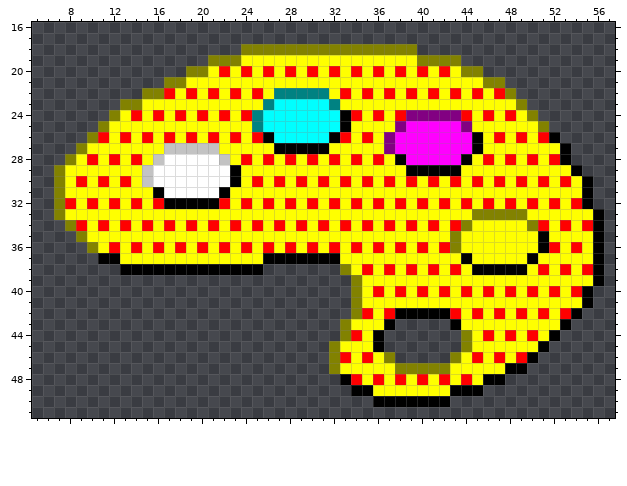
Pixel-art sprite -- public/assets/icons/palette-icon.png. This is how it looked before the edit.
The file is 64x64 pixels. Shown: x 5..57, y 16..51.
After:
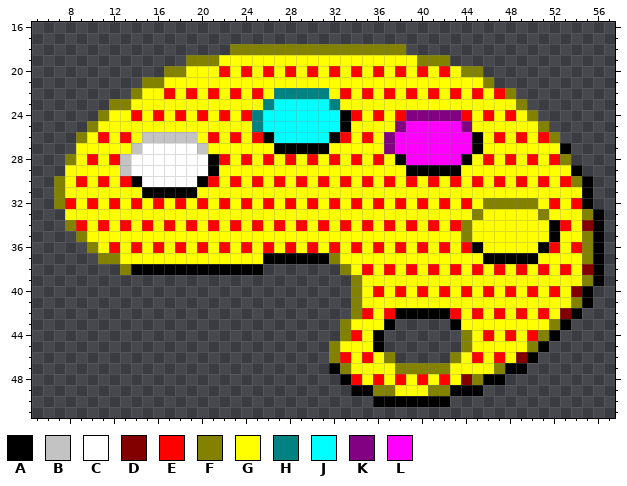
Palette (. is transparent): A #000000  B #c3c3c3  C #ffffff  D #820000  E #ff0000  F #828200  G #ffff00  H #008282  J #00ffff  K #820082  L #ff00ff
Edits made:
@@ x 5..57 @@
 17 .....................................................
-18 ...................FFFFFFFFFFFFFFFF..................
-19 ................FFFGGGGGGGGGGGGGGGGFFFF..............
-20 ..............FFGEGEGEGEGEGEGEGEGEGEGEGFF............
-21 ............FFGGGGGGGGGGGGGGGGGGGGGGGGGGGFF..........
-22 ..........FFEGEGEGEGEGHHHHHGEGEGEGEGEGEGEGEF.........
-23 ........FFGGGGGGGGGGGHJJJJJHGGGGGGGGGGGGGGGGF........
-24 .......FGEGEGEGEGEGEHJJJJJJJAEGEGEKKKKKEGEGEGF.......
-25 ......FGGGGGGGGGGGGGHJJJJJJJAGGGGKLLLLLKGGGGGGF......
-26 .....FEGEGEGEGEGEGEGEAJJJJJAEGEGKLLLLLLLAGEGEGEA.....
-27 ....FGGGGGGGBBBBBGGGGGAAAAAGGGGGKLLLLLLLAGGGGGGGA....
-28 ...FGEGEGEGBCCCCCBGEGEGEGEGEGEGEGALLLLLAGEGEGEGEA....
-29 ..FGGGGGGGBCCCCCCCAGGGGGGGGGGGGGGGAAAAAGGGGGGGGGGA...
-30 ..FGEGEGEGBCCCCCCCAGEGEGEGEGEGEGEGEGEGEGEGEGEGEGEGA..
-31 ..FGGGGGGGGACCCCCAGGGGGGGGGGGGGGGGGGGGGGGGGGGGGGGGA..
-32 ..FEGEGEGEGEAAAAAEGEGEGEGEGEGEGEGEGEGEGEGEGEGEGEGEA..
-33 ..FGGGGGGGGGGGGGGGGGGGGGGGGGGGGGGGGGGGGGFFFFFGGGGGGA.
-34 ...FEGEGEGEGEGEGEGEGEGEGEGEGEGEGEGEGEGEFGGGGGFEGEGEA.
-35 ....FGGGGGGGGGGGGGGGGGGGGGGGGGGGGGGGGGFGGGGGGGAGGGGA.
-36 .....FGEGEGEGEGEGEGEGEGEGEGEGEGEGEGEGEFGGGGGGGAEGEGA.
-37 ......AAGGGGGGGGGGGGGAAAAAAAGGGGGGGGGGGAGGGGGAGGGGGA.
-38 ........AAAAAAAAAAAAA.......FGEGEGEGEGEGAAAAAGEGEGEA.
-39 .............................FGGGGGGGGGGGGGGGGGGGGGA.
-40 .............................FGEGEGEGEGEGEGEGEGEGEA..
-41 .............................FGGGGGGGGGGGGGGGGGGGGA..
-42 .............................FEGEAAAAAEGEGEGEGEGEA...
-43 ............................FGGGA.....AGGGGGGGGGA....
-44 ............................FEGA.......FGEGEGEGA.....
-45 ...........................FGGGA.......FGGGGGGA......
-46 ...........................FEGEGF.....FGEGEGEA.......
-47 ...........................FGGGGGFFFFFGGGGGAA........
-48 ............................AEGEGEGEGEGEGAA..........
-49 .............................AAGGGGGGGAAA............
+18 ..................FFFFFFFFFFFFFFFF...................
+19 ..............FFFGGGGGGGGGGGGGGGGGGFFF...............
+20 ............FFGGGEGEGEGEGEGEGEGEGEGEGEGFF............
+21 ..........FFGGGGGGGGGGGGGGGGGGGGGGGGGGGGGF...........
+22 .........FGGEGEGEGEGEGHHHHHGEGEGEGEGEGEGEGEF.........
+23 .......FFGGGGGGGGGGGGHJJJJJHGGGGGGGGGGGGGGGGF........
+24 ......FGGEGEGEGEGEGEHJJJJJJJAEGEGEKKKKKEGEGEGF.......
+25 .....FGGGGGGGGGGGGGGHJJJJJJJAGGGGKLLLLLKGGGGGGF......
+26 ....FGEGEGBBBBBGEGEGEAJJJJJAEGEGKLLLLLLLAGEGEGEF.....
+27 ....GGGGGBCCCCCBGGGGGGAAAAAGGGGGKLLLLLLLAGGGGGGGA....
+28 ...FGEGEBCCCCCCCAEGEGEGEGEGEGEGEGALLLLLAGEGEGEGEF....
+29 ...GGGGGBCCCCCCCAGGGGGGGGGGGGGGGGGAAAAAGGGGGGGGGGA...
+30 ..FGEGEGEACCCCCAEGEGEGEGEGEGEGEGEGEGEGEGEGEGEGEGEFA..
+31 ..FGGGGGGGAAAAAGGGGGGGGGGGGGGGGGGGGGGGGGGGGGGGGGGGA..
+32 ..FEGEGEGEGEGEGEGEGEGEGEGEGEGEGEGEGEGEGEGFFFFFGEGEA..
+33 ...GGGGGGGGGGGGGGGGGGGGGGGGGGGGGGGGGGGGGFGGGGGFGGGFA.
+34 ...FEGEGEGEGEGEGEGEGEGEGEGEGEGEGEGEGEGEFGGGGGGGAEGDA.
+35 ....FGGGGGGGGGGGGGGGGGGGGGGGGGGGGGGGGGGFGGGGGGGAGGFA.
+36 .....FGEGEGEGEGEGEGEGEGEGEGEGEGEGEGEGEGEAGGGGGAEGEFA.
+37 ......FFGGGGGGGGGGGGGAAAAAAFGGGGGGGGGGGGGAAAAAGGGGFA.
+38 ........FAAAAAAAAAAAA.......FGEGEGEGEGEGEGEGEGEGEGDA.
+39 .............................FGGGGGGGGGGGGGGGGGGGGFA.
+40 .............................FGEGEGEGEGEGEGEGEGEGDA..
+41 .............................FGGGGGGGGGGGGGGGGGGGFA..
+42 .............................FEGEAAAAAEGEGEGEGEGDA...
+43 ............................FGGGA.....AGGGGGGGGFA....
+44 ............................FEGA.......FGEGEGEFA.....
+45 ...........................FGGGA.......FGGGGGFA......
+46 ...........................FEGEGF.....FGEGEGDA.......
+47 ...........................AFGGGGFFFFFGGGGFAA........
+48 ............................AEGEGEGEGEGDFAA..........
+49 .............................AAFFGGGFFAAA............
 50 ...............................AAAAAAA...............
Changed places in both pictures, as pixel boxes (x1, y1, x2, y2):
changed: (54, 44, 241, 220)
erased: (406, 44, 461, 66)
erased: (494, 77, 505, 88)
changed: (428, 132, 593, 396)
changed: (98, 253, 131, 275)
changed: (329, 253, 340, 264)
changed: (329, 363, 395, 396)
